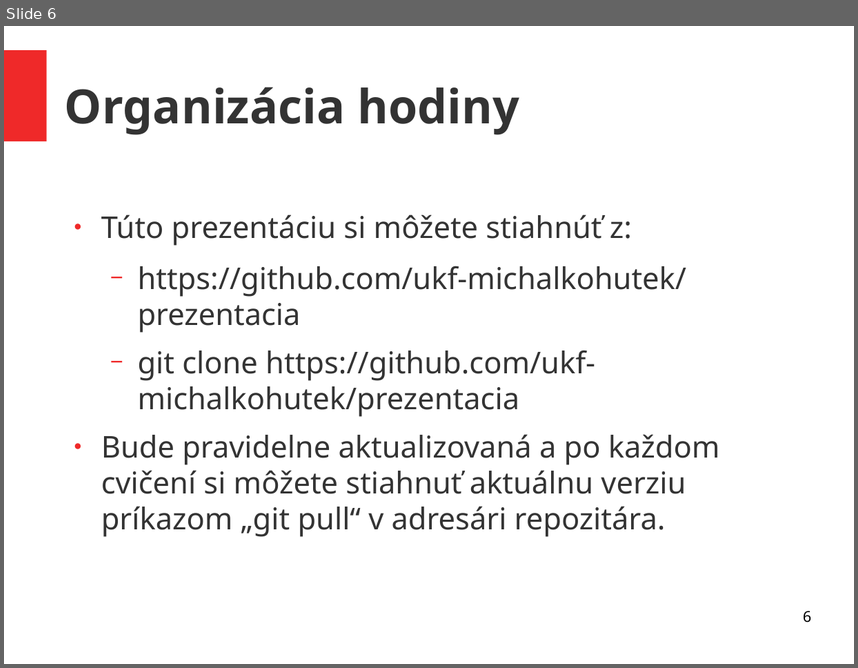
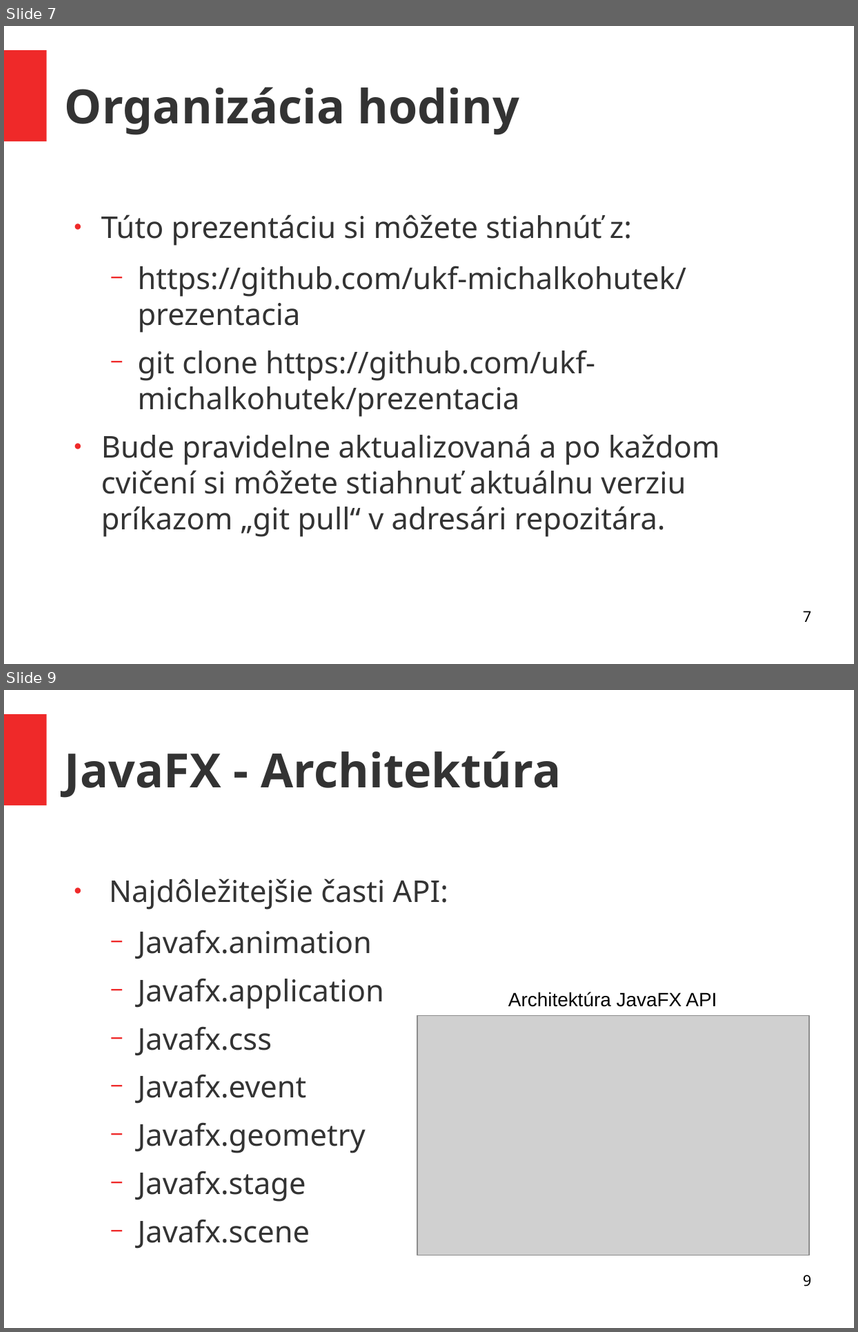
Before and after one commit to ukf-michalkohutek/prezentacia, a slide deck: seminar2.odp. Shown one above the other, each under a label of ours: slide 6 before the commit, slides 7 and 9 after it; the slides between them are not shown. The pictures are 858x668 and 858x1332 pixels, drawn with LibreOffice and Linux fonts; fonts in the diff are those of the drawing; grey boxes stand for pictures. Boxes give left, top, right and bottom in pixels: in the first picture for what was removed or moved away, otherwise in the second. Text is boxed around its words. In the diff, an @@ line names an element or a change of style, - is before the commit and + after.

```diff
--- a/seminar2.odp
+++ b/seminar2.odp
@@ slide 9 added at (4,690,854,1328), background #FFFFFF; not listed: 1 template element that a slide beside it also shows @@
@@ title added at (65,751,561,798), 44 pt, text #333333, bold @@
+JavaFX - Architektúra
@@ text added at (109,878,448,1248), 28 pt, text #333333 @@
+● Najdôležitejšie časti API:
+  − Javafx.animation
+  − Javafx.application
+  − Javafx.css
+  − Javafx.event
+  − Javafx.geometry
+  − Javafx.stage
+  − Javafx.scene
@@ text added at (508,992,717,1007), 18 pt, text #000000 @@
+Architektúra JavaFX API
@@ picture added at (417,1016,809,1254) @@
@@ page number added at (803,1274,811,1286), 14 pt, text #000000 @@
+9
@@ what was slide 6 is now slide 7 @@
@@ page number at (803,610,811,621): text changed @@
-6
+7
```
Also in this commit, not shown: 1 slide changed, 17 other slides added, 1 other file.
